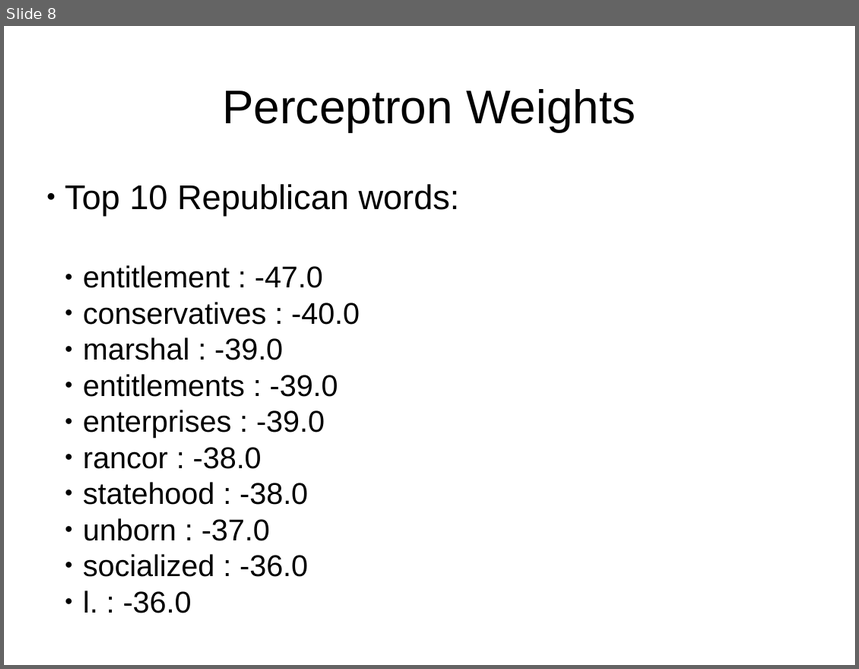
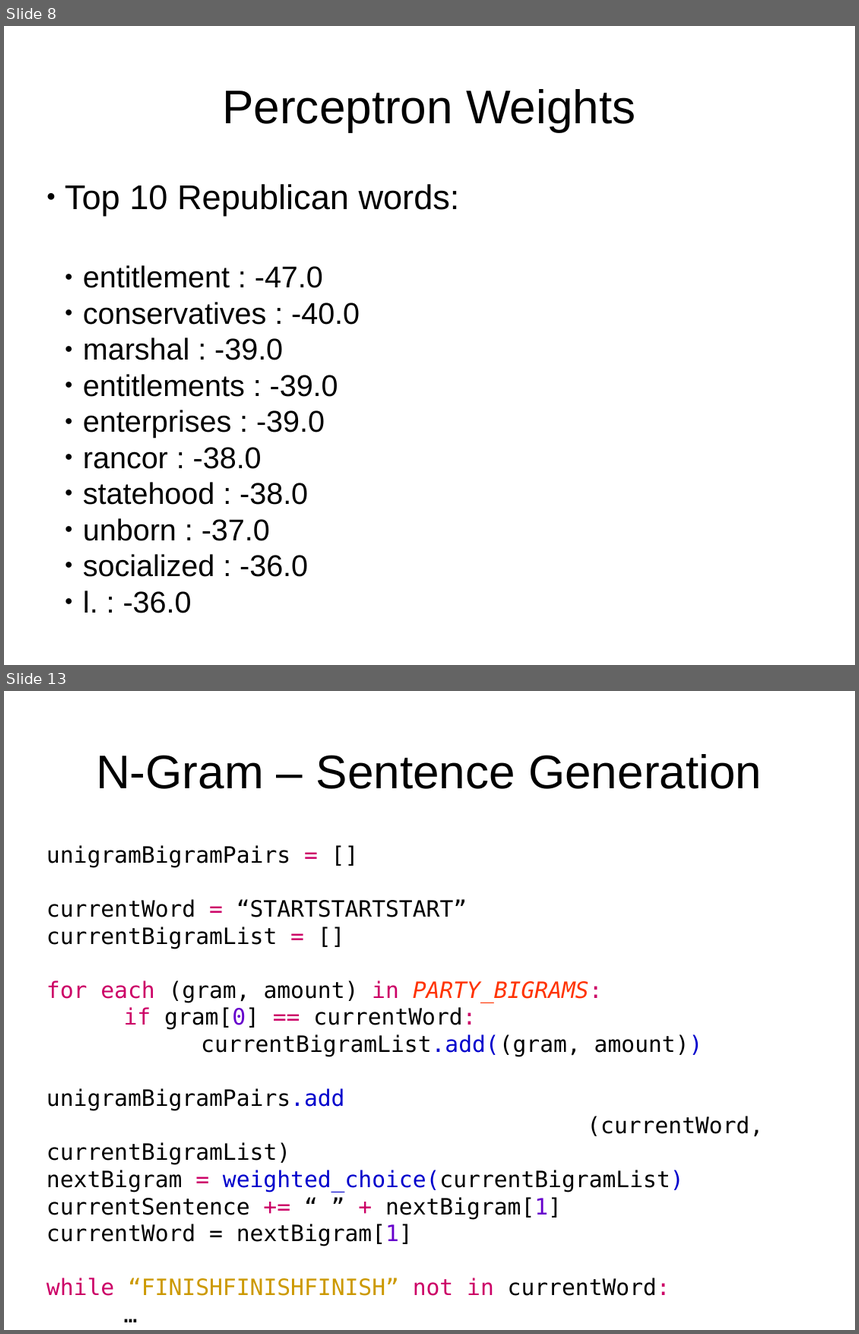
Before and after one commit to erikthiem/PartisanSpeechAnalysis, a slide deck: documents/presentation.odp. Shown one above the other, each under a label of ours: slide 8 before the commit, slides 8 and 13 after it; the slides between them are not shown. The pictures are 859x669 and 859x1334 pixels, drawn with LibreOffice and Linux fonts; fonts in the diff are those of the drawing. Boxes give left, top, right and bottom in pixels: in the first picture for what was removed or moved away, otherwise in the second. Text is boxed around its words. In the diff, an @@ line names an element or a change of style, - is before the commit and + after.

```diff
--- a/documents/presentation.odp
+++ b/documents/presentation.odp
@@ slide 13 added at (4, 691, 855, 1330), background #FFFFFF @@
@@ text added at (96, 754, 762, 789), 44 pt, text #000000 @@
+N-Gram – Sentence Generation
@@ text added at (47, 845, 763, 1296), 21 pt, text #000000 @@
+unigramBigramPairs = []
+currentWord = “STARTSTARTSTART”
+currentBigramList = []
+for each (gram, amount) in PARTY_BIGRAMS:
+if gram[0] == currentWord:
+currentBigramList.add((gram, amount))
+unigramBigramPairs.add
+(currentWord, currentBigramList)
+nextBigram = weighted_choice(currentBigramList)
+currentSentence += “ ” + nextBigram[1]
+currentWord = nextBigram[1]
+while “FINISHFINISHFINISH” not in currentWord:
+…
```
Also in this commit, not shown: 1 slide changed, 5 other slides added.
